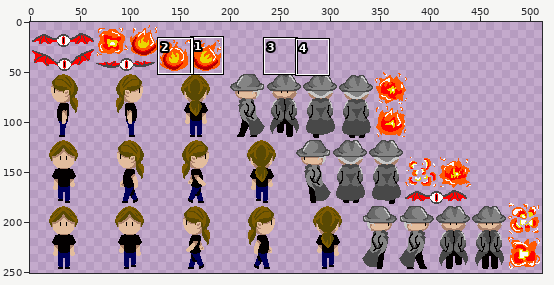
Sprite sheet, stored at core/assets/Sprite/SpriteSheets/spriteSheet.png. The picture above shows the old version from afar; the outline marks the close-up.
Close-up. Before the edit:
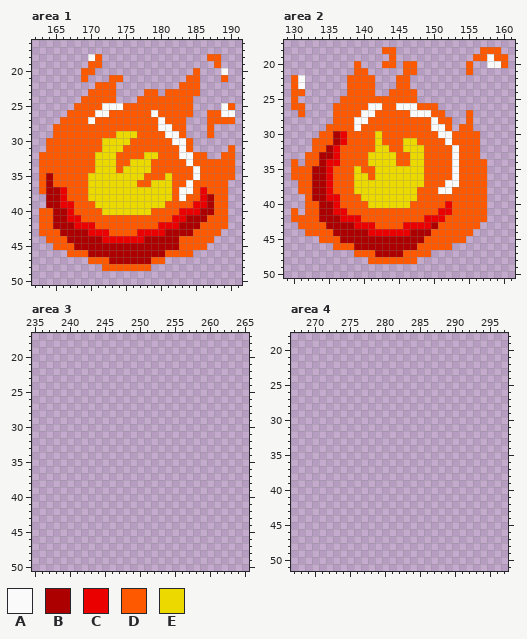
The file is 512x256 pixels. Colours within 5 levels of each other are drawn and written as one. Shown: area 1: x 162..191, y 16..50; area 2: x 129..161, y 17..50; area 3: x 235..265, y 17..50; area 4: x 267..297, y 18..51. The wide view leaves out empty margins. The commit also changed other parts of the picture, which this record leaves out.
Palette (. is transparent): A #fafafa  B #ac0000  C #eb0000  D #ff5900  E #ebd900
Pixels before, area 1, first column x 163:
18 .......AD...............DD..
19 .......DD................D..
20 ......DD..............D...A.
21 ......D...DD.........DD...D.
22 ........DDD.........DDD.....
23 .......DDDD....DD.DDDDD.....
24 ......DDDDD...DDDDDDDD......
25 .....DDDDAAADDDDDDDDDD....AD
26 ....DDDDAADDDDDDADDDDD..DDAA
27 ...DDDDADDDDDDDDDADDD...DDDD
28 ..DDDDDDDDDDDDDDDAADD...D...
29 ..DDDDDDDDDEEEDDDDAAD...D...
30 .DDDDDDDDEEEEDDDDDDAAD......
31 .DDDDDDDDEEEDDDDDDDDAD.....D
32 DDDDDDDDEEEDDDDEEDDDAADD..DD
33 DDDDDDDDEEEDDEEEDDDDDADDDDDD
34 DDDDDDDDEEEDEEEEDDDDDDADDDDD
35 DBDDDDDEEEEEEEEDDDEDDDADDDDD
36 DBDDDDDEEEEEEEDDEEEDDADDDDD.
37 DBBCDDDEEEEEEEEEEEEDAADCDDD.
38 .BBCDDDEEEEEEEEEEEEDADDCBDD.
39 .BBCCDDDEEEEEEEEEEDDDDCCBDD.
40 DDBBCDDDDEEEEEEEDDDDCCCBBDD.
41 DDBBCCDDDDDDDDDDDDDCCBBBDDD.
42 DDBBBCCCDDDDDDDDDCCCBBBDDDD.
43 DDDBBBBCCCDDDDCCCCBBBBDDDD..
44 .DDDBBBBBCCCCCCBBBBBDDDDD...
45 ..DDDBBBBBBBBBBBBBBBDDDD....
46 ....DDDBBBBBBBBBBBDDDD......
47 .......DDDBBBBBBDD..........
48 .........DDDDDDD............
Pixels before, area 2, first column x 130:
18 .............DD............DDD.
19 ..............D...........DDADD
20 .........D...DD.DD.......D..AAD
21 .........DD.....DD.......D.....
22 DA......DDDD...DD..............
23 DA......DDDD...DD..............
24 DD......DDDD..DDDD.............
25 D......DDDDDDDDDDD.............
26 DD....DDDDDAADDAAADDD..........
27 .D....DDDDAADDDDDAAADD...D.....
28 ......DDDAADDDDDDDDDADD..D.....
29 .....DDDDADDDDDDDDDDAAD.DD.....
30 ....DDBCDDDDEDDDDDDDDAADDDD....
31 ...DDDBCDDDDEDDDEEDDDDADDDD....
32 ...DDBCDDDDDEEDDEEEDDDDADDD....
33 ..DDBBCDDDDEEEEDDEEDDDDADDD....
34 D.DDBCCDDDDEEEEDDEEDDDDADDDD...
35 DDDBBCDDDEDDEEEEEEEDDDDADDDD...
36 DDDBBCDDDEEDEEEEEEEDDDDADDDD...
37 .DDBBCDDDEEEEEEEEEEDDDAADDDD...
38 .DDBBCDDDEEEEEEEEEDDDAADDDDD...
39 ..DBBCCDDDEEEEEEEEDDDDDDDDDD...
40 ..DDBBCDDDDEEEEEEDDDDDCDDDDD...
41 D.DDBBCCDDDDDDDDDDDDDCCDDDDD...
42 DDDDBBBCCCDDDDDDDDDCCCDDDDDD...
43 .DDDDBBBBCCCDDDDCCCCBDDDDDD....
44 ..DDDDBBBBBCCCCCCBBBDDDDDD.....
45 ....DDDBBBBBBBBBBBBDDDDDD......
46 ......DDDBBBBBBBBBDDDDD........
47 .........DDDBBBBDDDD...........
48 ...........DDDDDDD.............
After the commit:
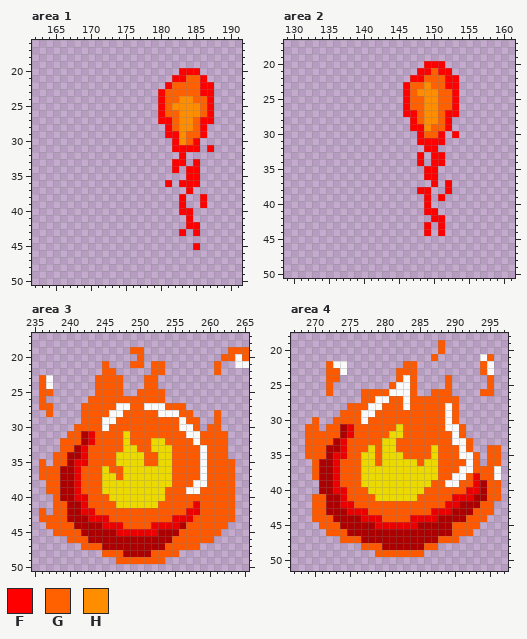
Colours new in this view: F #ff0000  G #ff6000  H #ff8d00
Diff:
Area 1:
y 18: x 170..171 AD -> ..; x 187..188 DD -> ..
y 19: x 170..171 DD -> ..; x 188 D -> .
y 20: x 169..170 DD -> ..; x 183..185 ..D -> FFF; x 189 A -> .
y 21: x 169 D -> .; x 173..174 DD -> ..; x 182..186 ..DD. -> FFGGF; x 189 D -> .
y 22: x 171..173 DDD -> ...; x 181..187 ..DDD.. -> FGGGGFF
y 23: x 170..173 DDDD -> ....; x 178..187 DD.DDDDD.. -> ..FGGGGGFF
y 24: x 169..173 DDDDD -> .....; x 177..187 DDDDDDDD... -> ...FGGHHGGF
y 25: x 168..187 DDDDAAADDDDDDDDDD... -> ............FGHHHHGF; x 189..190 AD -> ..
y 26: x 167..190 DDDDAADDDDDDADDDDD..DDAA -> .............FGGHHHGF...
y 27: x 166..190 DDDDADDDDDDDDDADDD...DDDD -> ..............FFGHHGFF...
y 28: x 165..187 DDDDDDDDDDDDDDDAADD...D -> ................FGHHGF.
y 29: x 165..187 DDDDDDDDDEEEDDDDAAD...D -> ................FFHGGF.
y 30: x 164..185 DDDDDDDDEEEEDDDDDDAAD. -> ..................FHGF
y 31: x 164..185 DDDDDDDDEEEDDDDDDDDAD. -> ..................FFFF; x 187 . -> F; x 190 D -> .
y 32: x 163..186 DDDDDDDDEEEDDDDEEDDDAADD -> ....................F...; x 189..190 DD -> ..
y 33: x 163..190 DDDDDDDDEEEDDEEEDDDDDADDDDDD -> ...................FF.F.....
y 34: x 163..190 DDDDDDDDEEEDEEEEDDDDDDADDDDD -> ...................F.FF.....
y 35: x 163..190 DBDDDDDEEEEEEEEDDDEDDDADDDDD -> .....................FF.....
y 36: x 163..189 DBDDDDDEEEEEEEDDEEEDDADDDDD -> ..................F.FFF....
y 37: x 163..189 DBBCDDDEEEEEEEEEEEEDAADCDDD -> .....................F.....
y 38: x 164..189 BBCDDDEEEEEEEEEEEEDADDCBDD -> ...................F..F...
y 39: x 164..189 BBCCDDDEEEEEEEEEEDDDDCCBDD -> ...................F..F...
y 40: x 163..189 DDBBCDDDDEEEEEEEDDDDCCCBBDD -> ....................FF.....
y 41: x 163..189 DDBBCCDDDDDDDDDDDDDCCBBBDDD -> .....................F.....
y 42: x 163..189 DDBBBCCCDDDDDDDDDCCCBBBDDDD -> .....................FF....
y 43: x 163..188 DDDBBBBCCCDDDDCCCCBBBBDDDD -> ....................F.F...
y 44: x 164..187 DDDBBBBBCCCCCCBBBBBDDDDD -> ........................
y 45: x 165..186 DDDBBBBBBBBBBBBBBBDDDD -> ....................F.
y 46: x 167..184 DDDBBBBBBBBBBBDDDD -> ..................
y 47: x 170..180 DDDBBBBBBDD -> ...........
y 48: x 172..178 DDDDDDD -> .......
Area 2:
y 18: x 143..144 DD -> ..; x 157..159 DDD -> ...
y 19: x 144 D -> .; x 156..160 DDADD -> .....
y 20: x 139 D -> .; x 143..144 DD -> ..; x 146..147 DD -> ..; x 149..151 ... -> FFF; x 155 D -> .; x 158..160 AAD -> ...
y 21: x 139..140 DD -> ..; x 146..152 DD..... -> ..FFGFF; x 155 D -> .
y 22: x 130..131 DA -> ..; x 138..141 DDDD -> ....; x 145..153 DD....... -> ..FFGGGFF
y 23: x 130..131 DA -> ..; x 138..141 DDDD -> ....; x 145..153 DD....... -> .FGGHGGFF
y 24: x 130..131 DD -> ..; x 138..141 DDDD -> ....; x 144..153 DDDD...... -> ..FGHHHGGF
y 25: x 130 D -> .; x 137..153 DDDDDDDDDDD...... -> .........FGGHHGGF
y 26: x 130..131 DD -> ..; x 136..153 DDDDDAADDAAADDD... -> ..........FGGHHGGF
y 27: x 131 D -> .; x 136..153 DDDDAADDDDDAAADD.. -> ..........FFGHHGFF; x 155 D -> .
y 28: x 136..152 DDDAADDDDDDDDDADD -> ...........FGHHGF; x 155 D -> .
y 29: x 135..152 DDDDADDDDDDDDDDAAD -> ............FFHGGF; x 154..155 DD -> ..
y 30: x 134..156 DDBCDDDDEDDDDDDDDAADDDD -> ..............FGGF.F...
y 31: x 133..156 DDDBCDDDDEDDDEEDDDDADDDD -> ...............FFFF.....
y 32: x 133..156 DDBCDDDDDEEDDEEEDDDDADDD -> ................FF......
y 33: x 132..156 DDBBCDDDDEEEEDDEEDDDDADDD -> ................F.FF.....
y 34: x 130 D -> .; x 132..157 DDBCCDDDDEEEEDDEEDDDDADDDD -> ................F.FF......
y 35: x 130..157 DDDBBCDDDEDDEEEEEEEDDDDADDDD -> ...................FF.......
y 36: x 130..157 DDDBBCDDDEEDEEEEEEEDDDDADDDD -> ...................FF.......
y 37: x 131..157 DDBBCDDDEEEEEEEEEEDDDAADDDD -> ...................F.F.....
y 38: x 131..157 DDBBCDDDEEEEEEEEEDDDAADDDDD -> .................FF..F.....
y 39: x 132..157 DBBCCDDDEEEEEEEEDDDDDDDDDD -> .................F.F......
y 40: x 132..157 DDBBCDDDDEEEEEEDDDDDCDDDDD -> .................F........
y 41: x 130 D -> .; x 132..157 DDBBCCDDDDDDDDDDDDDCCDDDDD -> .................FF.......
y 42: x 130..157 DDDDBBBCCCDDDDDDDDDCCCDDDDDD -> ....................FF......
y 43: x 131..156 DDDDBBBBCCCDDDDCCCCBDDDDDD -> ..................F.F.....
y 44: x 132..155 DDDDBBBBBCCCCCCBBBDDDDDD -> .................F.F....
y 45: x 134..154 DDDBBBBBBBBBBBBDDDDDD -> .....................
y 46: x 136..152 DDDBBBBBBBBBDDDDD -> .................
y 47: x 139..149 DDDBBBBDDDD -> ...........
y 48: x 141..147 DDDDDDD -> .......
Area 3:
y 19: x 249..250 .. -> DD; x 263..265 ... -> DDD
y 20: x 250 . -> D; x 262..265 .... -> DDAD
y 21: x 245 . -> D; x 249..250 .. -> DD; x 252..253 .. -> DD; x 261 . -> D; x 264..265 .. -> AA
y 22: x 245..246 .. -> DD; x 252..253 .. -> DD; x 261 . -> D
y 23..24: x 236..237 .. -> DA; x 244..247 .... -> DDDD; x 251..252 .. -> DD
y 25: x 236..237 .. -> DD; x 244..247 .... -> DDDD; x 250..253 .... -> DDDD
y 26: x 236 . -> D; x 243..253 ........... -> DDDDDDDDDDD
y 27: x 236..237 .. -> DD; x 242..256 ............... -> DDDDDAADDAAADDD
y 28: x 237 . -> D; x 242..257 ................ -> DDDDAADDDDDAAADD; x 261 . -> D
y 29: x 242..258 ................. -> DDDAADDDDDDDDDADD; x 261 . -> D
y 30: x 241..258 .................. -> DDDDADDDDDDDDDDAAD; x 260..261 .. -> DD
y 31: x 240..262 ....................... -> DDBCDDDDEDDDDDDDDAADDDD
y 32: x 239..262 ........................ -> DDDBCDDDDEDDDEEDDDDADDDD
y 33: x 239..262 ........................ -> DDBCDDDDDEEDDEEEDDDDADDD
y 34: x 238..262 ......................... -> DDBBCDDDDEEEEDDEEDDDDADDD
y 35: x 236 . -> D; x 238..263 .......................... -> DDBCCDDDDEEEEDDEEDDDDADDDD
y 36: x 236..263 ............................ -> DDDBBCDDDEDDEEEEEEEDDDDADDDD
y 37: x 236..263 ............................ -> DDDBBCDDDEEDEEEEEEEDDDDADDDD
y 38: x 237..263 ........................... -> DDBBCDDDEEEEEEEEEEDDDAADDDD
y 39: x 237..263 ........................... -> DDBBCDDDEEEEEEEEEDDDAADDDDD
y 40: x 238..263 .......................... -> DBBCCDDDEEEEEEEEDDDDDDDDDD
y 41: x 238..263 .......................... -> DDBBCDDDDEEEEEEDDDDDCDDDDD
y 42: x 236 . -> D; x 238..263 .......................... -> DDBBCCDDDDDDDDDDDDDCCDDDDD
y 43: x 236..263 ............................ -> DDDDBBBCCCDDDDDDDDDCCCDDDDDD
y 44: x 237..262 .......................... -> DDDDBBBBCCCDDDDCCCCBDDDDDD
y 45: x 238..261 ........................ -> DDDDBBBBBCCCCCCBBBDDDDDD
y 46: x 240..260 ..................... -> DDDBBBBBBBBBBBBDDDDDD
y 47: x 242..258 ................. -> DDDBBBBBBBBBDDDDD
y 48: x 245..255 ........... -> DDDBBBBDDDD
y 49: x 247..253 ....... -> DDDDDDD
Area 4:
y 19..20: x 288 . -> D
y 21: x 287 . -> D; x 294..295 .. -> AD
y 22: x 272..274 ... -> DAA; x 283..284 .. -> DD; x 294..295 .. -> DA
y 23: x 272..274 ... -> DDA; x 282..284 ... -> DDD; x 294..295 .. -> DA
y 24: x 272..273 .. -> DD; x 282..284 ... -> DAD; x 289 . -> D; x 295 . -> D
y 25: x 272 . -> D; x 281..284 .... -> DAAD; x 289 . -> D; x 295 . -> D
y 26: x 272 . -> D; x 277..284 ........ -> DDDDAAAD; x 287..289 ... -> DDD; x 294..295 .. -> DD
y 27: x 277..290 .............. -> DDAADDADDDDDDD
y 28: x 275..290 ................ -> DDDAADDDADDDDDAD
y 29: x 274..290 ................. -> DDDAADDDDDDDDDDAD
y 30: x 270 . -> D; x 273..290 .................. -> DDDDADDDDDDDDDDDAD
y 31: x 269..270 .. -> DD; x 272..291 .................... -> DDBCDDDDDDEDDDDDDAAD
y 32: x 269..291 ....................... -> DDDDDBCDDDDDEEDDDDDDDAD
y 33: x 269..292 ........................ -> DDDDBCDDDDDEEDDDDDDDDAAD
y 34: x 269..292 ........................ -> DDDBBCDDDEDEEDDDDDEDDDAD; x 295..296 .. -> DD
y 35: x 269..293 ......................... -> DDDBCCDDEEDEEEDDDDEDDDAAD; x 295..296 .. -> DD
y 36: x 270..293 ........................ -> DBBCDDDEEDEEEEEDEEDDDDAD; x 295..296 .. -> DD
y 37: x 270..296 ........................... -> DBBCDDDEEEEEEEEEEEDDDAADDDA
y 38: x 270..296 ........................... -> DBBCDDDEEEEEEEEEEEDDAADCDDA
y 39: x 271..296 .......................... -> BBCDDDEEEEEEEEEEDDAADDCBDD
y 40: x 271..296 .......................... -> BBCCDDDEEEEEEEEDDDDDDCCBDD
y 41: x 270..296 ........................... -> DDBBCDDDDEEEEEEDDDDDCCCBBDD
y 42: x 270..295 .......................... -> DDBBCCDDDDDDDDDDDDDCCBBBDD
y 43: x 270..295 .......................... -> DDBBBCCCDDDDDDDDDCCCBBBDDD
y 44: x 270..294 ......................... -> DDDBBBBCCCDDDDCCCCBBBBDDD
y 45: x 271..293 ....................... -> DDDBBBBBCCCCCCBBBBBDDDD
y 46: x 272..292 ..................... -> DDDBBBBBBBBBBBBBBBDDD
y 47: x 274..290 ................. -> DDDBBBBBBBBBBBDDD
y 48: x 277..287 ........... -> DDDBBBBBBDD
y 49: x 279..285 ....... -> DDDDDDD
Pixel boxes of the changes (left, top, right, bottom) in both close-ups:
changed: (39, 54, 235, 271)
changed: (291, 47, 508, 264)
added: (39, 347, 249, 564)
added: (305, 340, 501, 557)
